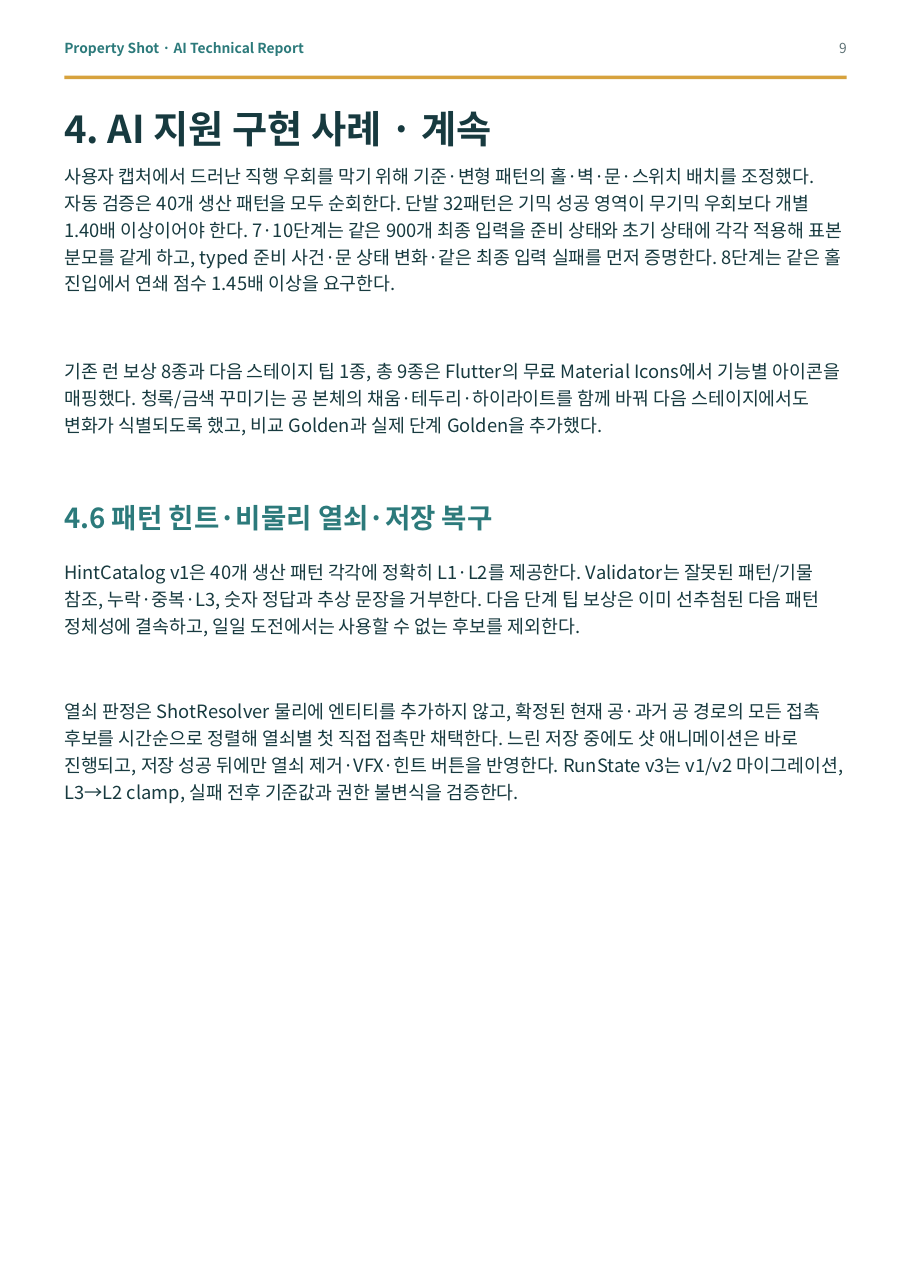
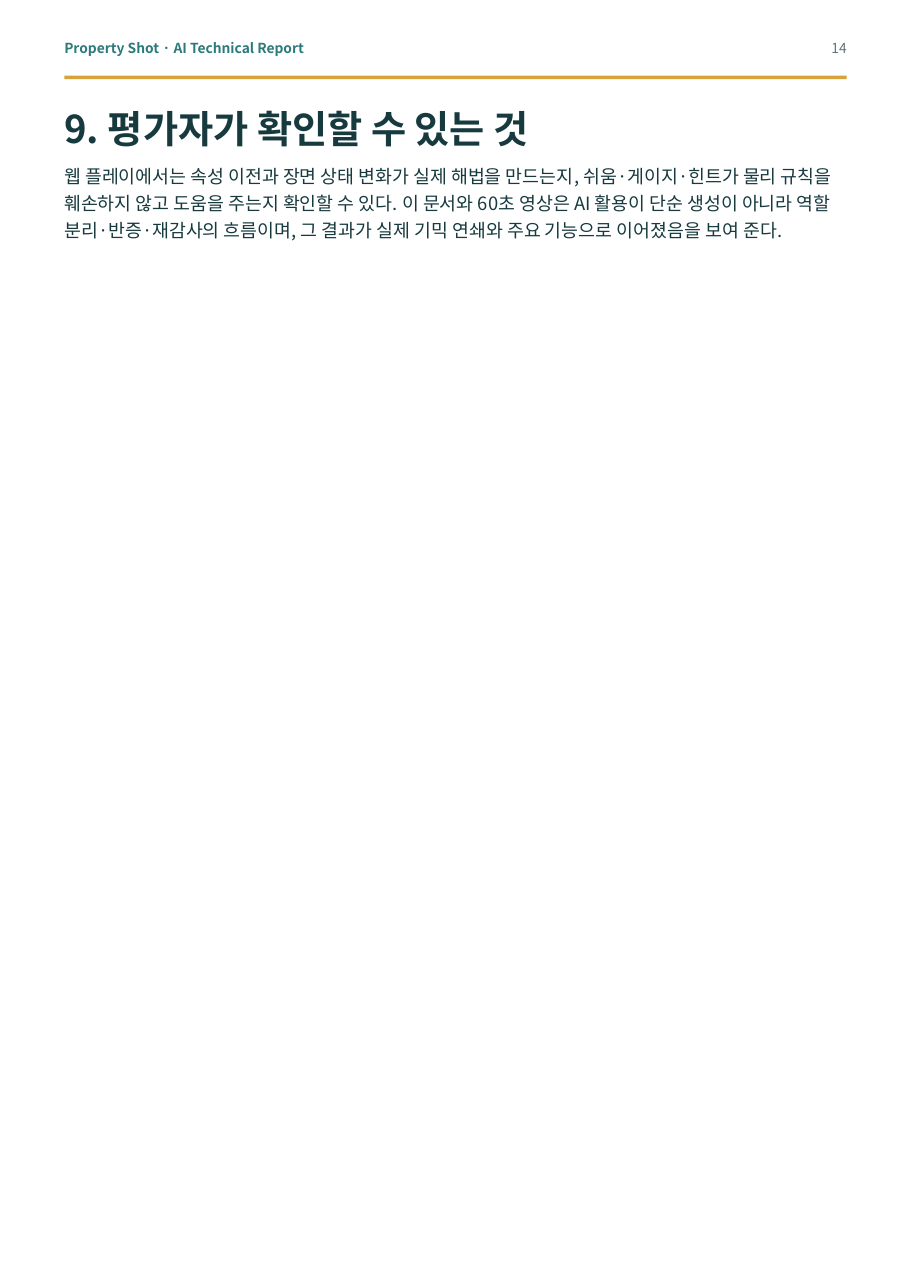
Before and after one commit to good5229/Property_shot, a slide deck: slide 14 of report/dist/property_shot_ai_technical_report.pptx (slide 9 before the commit). Drawn at 911x1288 pixels with LibreOffice and Linux fonts; fonts in the diff are those of the drawing. Boxes give left, top, right and bottom in pixels: in the first picture for what was removed or moved away, otherwise in the second. Text is boxed around its words. In the diff, an @@ line names an element or a change of style, - is before the commit and + after.

```diff
--- a/report/dist/property_shot_ai_technical_report.pptx
+++ b/report/dist/property_shot_ai_technical_report.pptx
@@ text at (831, 43, 846, 53): text changed @@
-9
+14
@@ text at (64, 110, 529, 147): text changed @@
-4. AI 지원 구현 사례 · 계속
+9. 평가자가 확인할 수 있는 것
@@ text removed at (64, 167, 842, 292) @@
-사용자 캡처에서 드러난 직행 우회를 막기 위해 기준·변형 패턴의 홀·벽·문·스위치 배치를 조정했다. 자동 검증은 40개 생산 패턴을 모두 순회한다. 단발 32패턴은 기믹 성공 영역이 무기믹 우회보다 개별 1.40배 이상이어야 한다. 7·10단계는 같은 900개 최종 입력을 준비 상태와 초기 상태에 각각 적용해 표본 분모를 같게 하고, typed 준비 사건·문 상태 변화·같은 최종 입력 실패를 먼저 증명한다. 8단계는 같은 홀 진입에서 연쇄 점수 1.45배 이상을 요구한다.
@@ text added at (64, 167, 832, 241), 12 pt, text #173A3F @@
+웹 플레이에서는 속성 이전과 장면 상태 변화가 실제 해법을 만드는지, 쉬움·게이지·힌트가 물리 규칙을 훼손하지 않고 도움을 주는지 확인할 수 있다. 이 문서와 60초 영상은 AI 활용이 단순 생성이 아니라 역할 분리·반증·재감사의 흐름이며, 그 결과가 실제 기믹 연쇄와 주요 기능으로 이어졌음을 보여 준다.
@@ text removed at (64, 362, 840, 436) @@
-기존 런 보상 8종과 다음 스테이지 팁 1종, 총 9종은 Flutter의 무료 Material Icons에서 기능별 아이콘을 매핑했다. 청록/금색 꾸미기는 공 본체의 채움·테두리·하이라이트를 함께 바꿔 다음 스테이지에서도 변화가 식별되도록 했고, 비교 Golden과 실제 단계 Golden을 추가했다.
@@ text removed at (64, 505, 493, 531) @@
-4.6 패턴 힌트·비물리 열쇠·저장 복구
@@ text removed at (64, 563, 820, 637) @@
-HintCatalog v1은 40개 생산 패턴 각각에 정확히 L1·L2를 제공한다. Validator는 잘못된 패턴/기물 참조, 누락·중복·L3, 숫자 정답과 추상 문장을 거부한다. 다음 단계 팁 보상은 이미 선추첨된 다음 패턴 정체성에 결속하고, 일일 도전에서는 사용할 수 없는 후보를 제외한다.
@@ text removed at (64, 702, 843, 804) @@
-열쇠 판정은 ShotResolver 물리에 엔티티를 추가하지 않고, 확정된 현재 공·과거 공 경로의 모든 접촉 후보를 시간순으로 정렬해 열쇠별 첫 직접 접촉만 채택한다. 느린 저장 중에도 샷 애니메이션은 바로 진행되고, 저장 성공 뒤에만 열쇠 제거·VFX·힌트 버튼을 반영한다. RunState v3는 v1/v2 마이그레이션, L3→L2 clamp, 실패 전후 기준값과 권한 불변식을 검증한다.
```
Also in this commit, not shown: 7 other slides changed, 6 slides added, 11 slides removed, 13 other files.
